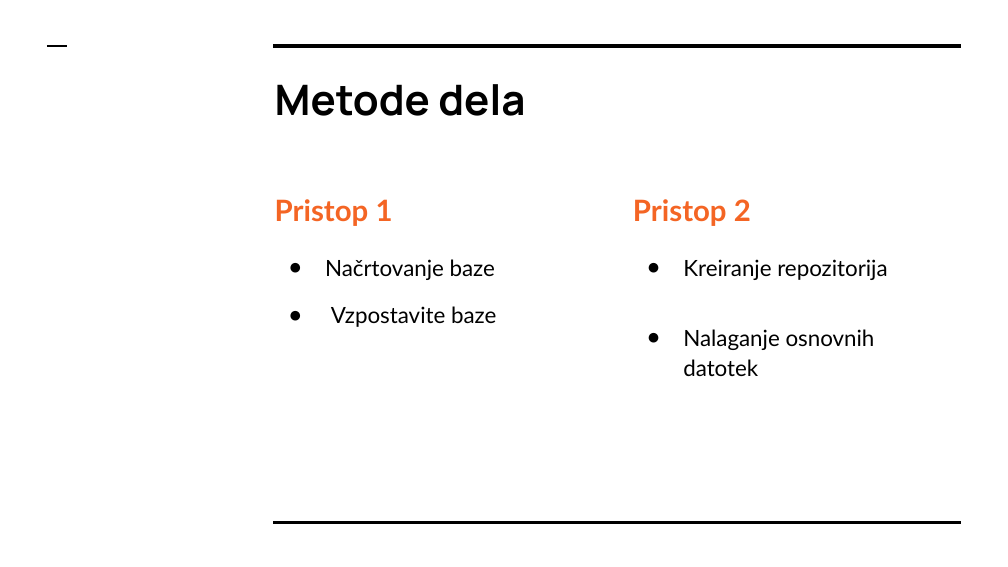
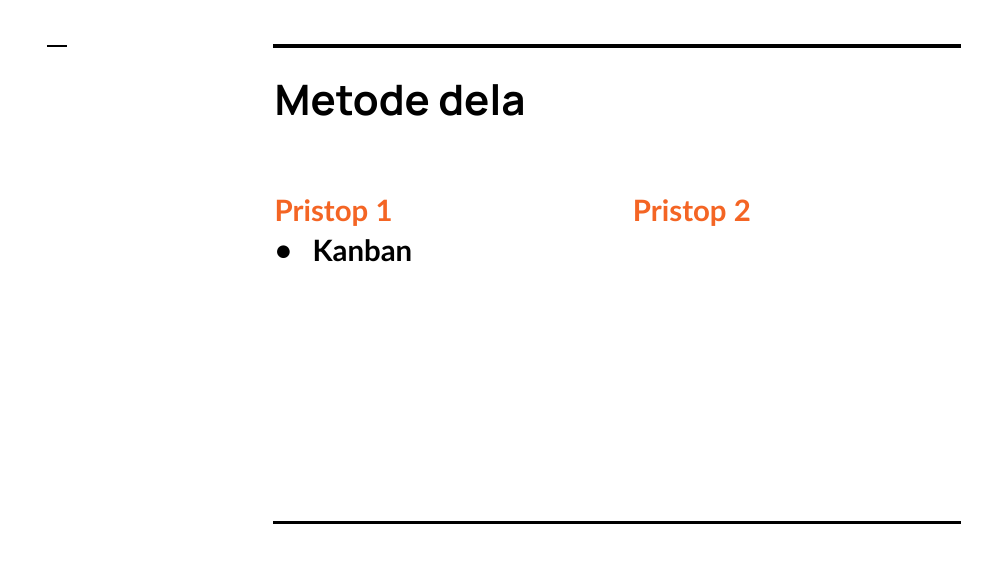
Before and after one commit to MatijaDolzan/Praktikum7, a slide deck: slide 5 of Seminar #1 Programiranje 2.pptx. Drawn at 1008x567 pixels with LibreOffice and Linux fonts; fonts in the diff are those of the drawing. Boxes give left, top, right and bottom in pixels: in the first picture for what was removed or moved away, otherwise in the second. Text is boxed around its words. In the diff, an @@ line names an element or a change of style, - is before the commit and + after.

```diff
--- a/Seminar #1 Programiranje 2.pptx
+++ b/Seminar #1 Programiranje 2.pptx
@@ text at <box>313,239,413,262</box>: text changed; size 16 to 21 pt; bold on @@
-● Načrtovanje baze
-● Vzpostavite baze
+● Kanban
@@ text at <box>683,259,887,376</box>: paragraphs removed @@
-● Kreiranje repozitorija
-● Nalaganje osnovnih datotek
```
Also in this commit, not shown: 2 other slides changed.
